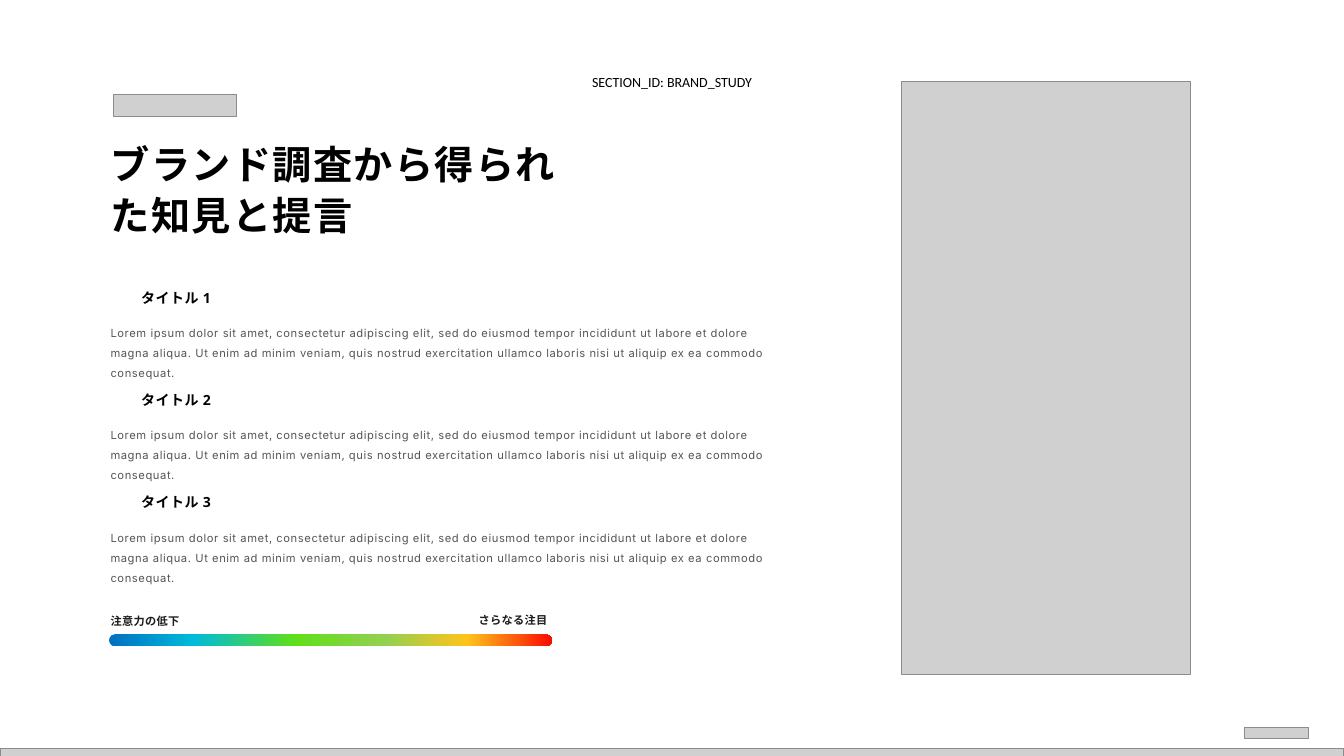
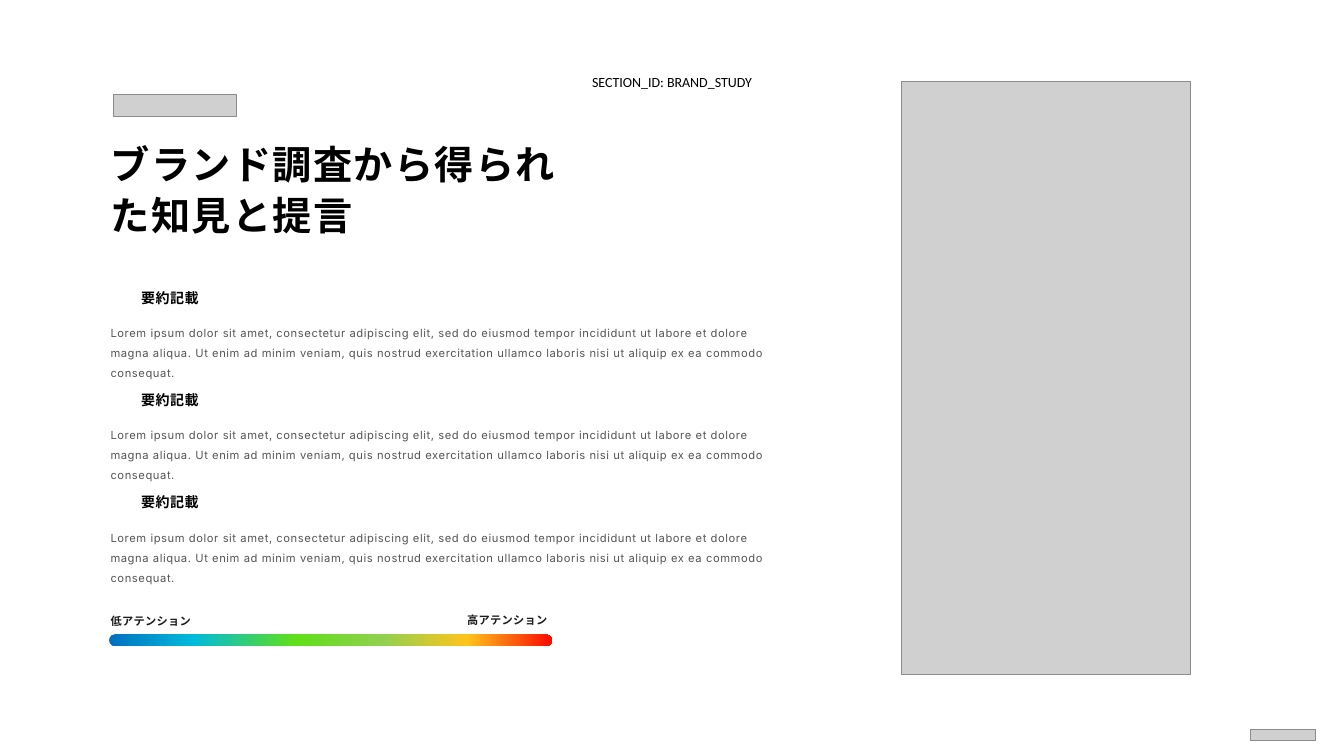
Before and after one commit to Daniel-MOBKOI/pca-automation-api, a slide deck: slide 13 of app/templates/slide_deck_master_ja.pptx. Drawn at 1344x756 pixels with LibreOffice and Linux fonts; fonts in the diff are those of the drawing; grey boxes stand for pictures; background and template pictures are left out. Boxes give left, top, right and bottom in pixels: in the first picture for what was removed or moved away, otherwise in the second. Text is boxed around its words. In the diff, an @@ line names an element or a change of style, - is before the commit and + after.

```diff
--- a/app/templates/slide_deck_master_ja.pptx
+++ b/app/templates/slide_deck_master_ja.pptx
@@ text at bbox=[141, 289, 198, 307]: text changed @@
-タイトル 1
+要約記載
@@ text at bbox=[141, 391, 198, 409]: text changed @@
-タイトル 2
+要約記載
@@ text at bbox=[141, 494, 198, 512]: text changed @@
-タイトル 3
+要約記載
@@ text at bbox=[111, 615, 191, 626]: text changed @@
-注意力の低下
+低アテンション
@@ text at bbox=[467, 614, 547, 625]: text changed @@
-さらなる注目
+高アテンション
@@ picture removed at bbox=[0, 749, 1344, 756] @@
@@ picture: place and size @@
-picture at bbox=[1244, 728, 1309, 738]
+picture at bbox=[1251, 730, 1316, 741]
```
Also in this commit, not shown: 13 other slides changed, 6 other files.
